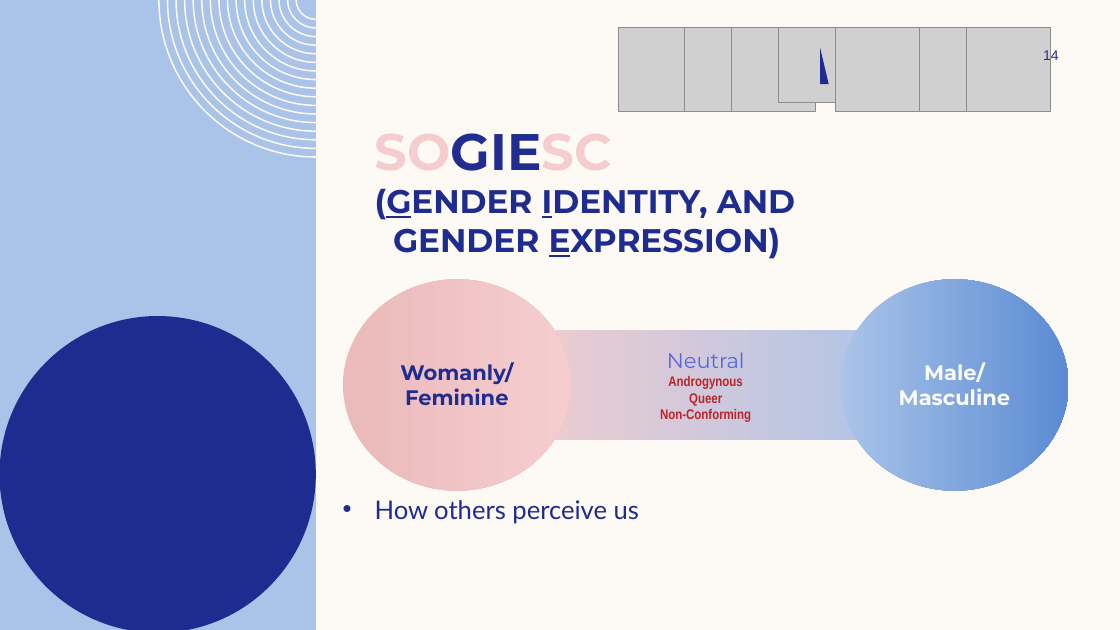
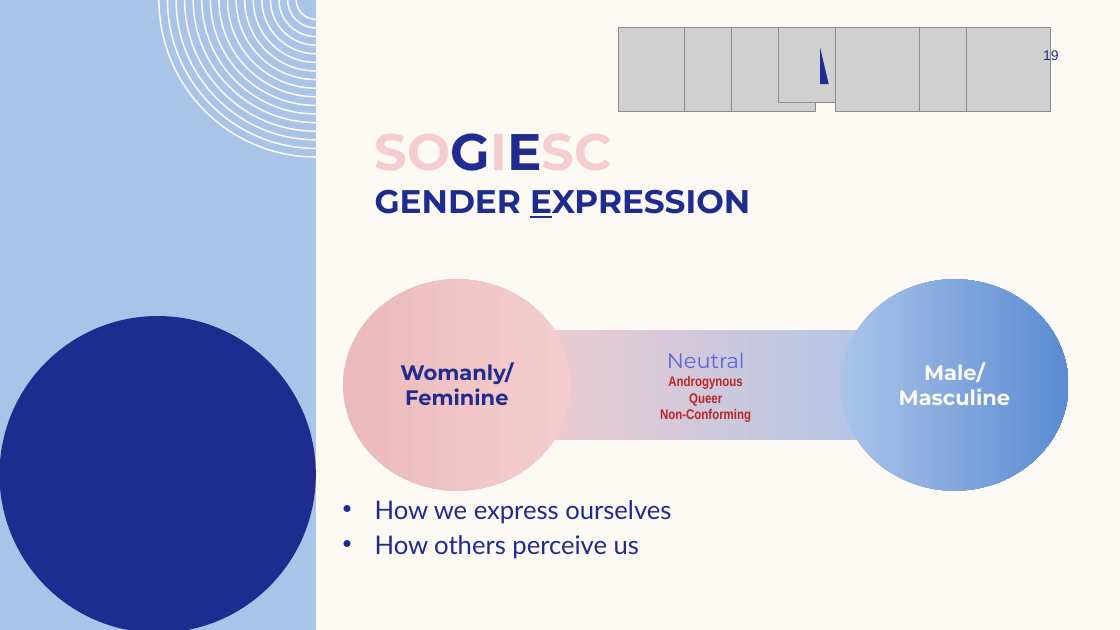
Before and after one commit to InterstellarMist/VIP-Workshop-2024, a slide deck: slide 19 of Gender Sensitivity Training/SOGIESC Workshop.pptx (slide 14 before the commit). Drawn at 1120x630 pixels with LibreOffice and Linux fonts; fonts in the diff are those of the drawing; grey boxes stand for pictures; background and template pictures are left out. Boxes give left, top, right and bottom in pixels: in the first picture for what was removed or moved away, otherwise in the second. Text is boxed around its words. In the diff, an @@ line names an element or a change of style, - is before the commit and + after.

```diff
--- a/Gender Sensitivity Training/SOGIESC Workshop.pptx
+++ b/Gender Sensitivity Training/SOGIESC Workshop.pptx
@@ page number at [1043, 48, 1059, 63]: text changed @@
-14
+19
@@ title at [375, 133, 750, 218]: text changed @@
-SOGIESC
-(GENDER IDENTITY, AND
-GENDER EXPRESSION)
+SOGIESC
+GENDER EXPRESSION
@@ text at [375, 500, 671, 524]: paragraph added @@
+• How we express ourselves
```
Also in this commit, not shown: 13 other slides changed, 9 slides added.
